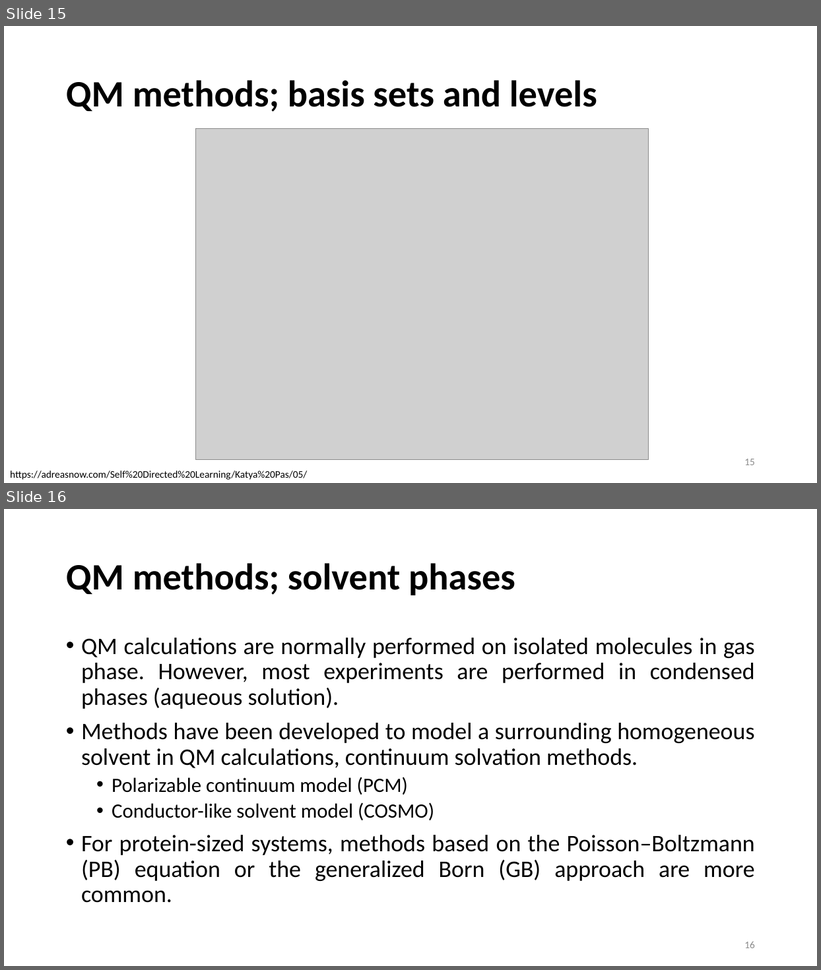
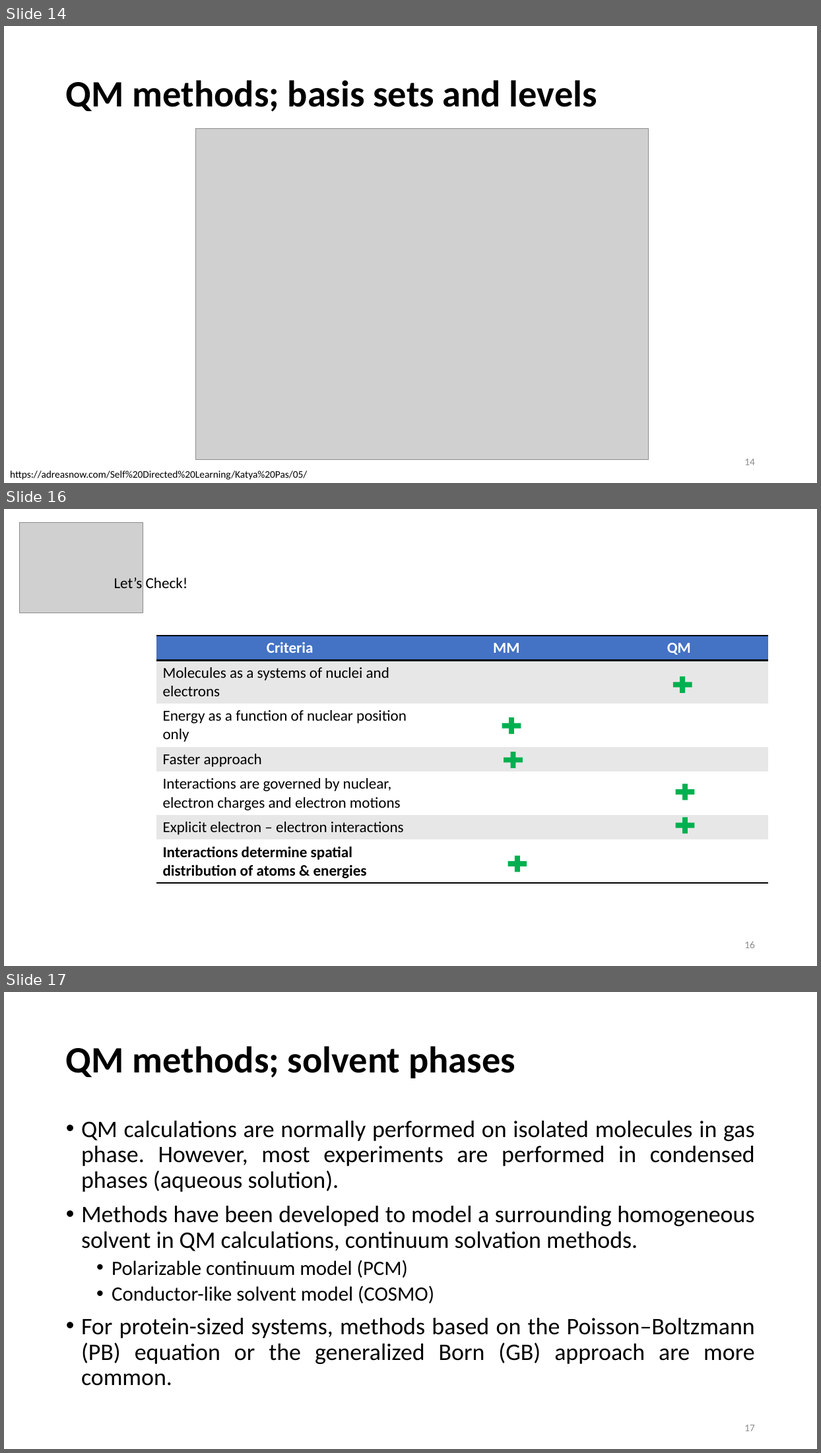
Before and after one commit to CCBatIIT/modelingworkshop, a slide deck: slides/3-2-qmmm.pptx. Shown one above the other, each under a label of ours: slides 15 and 16 before the commit, slides 14, 16 and 17 after it; the slides between them are not shown. The pictures are 821x970 and 821x1453 pixels, drawn with LibreOffice and Linux fonts; fonts in the diff are those of the drawing; grey boxes stand for pictures. Boxes give left, top, right and bottom in pixels: in the first picture for what was removed or moved away, otherwise in the second. Text is boxed around its words. In the diff, an @@ line names an element or a change of style, - is before the commit and + after.

```diff
--- a/slides/3-2-qmmm.pptx
+++ b/slides/3-2-qmmm.pptx
@@ slide 16 added at (x1=4, y1=509, x2=817, y2=966), background #FFFFFF @@
@@ picture added at (x1=19, y1=523, x2=143, y2=613) @@
@@ text added at (x1=114, y1=578, x2=188, y2=588), 18 pt, text #000000 @@
+Let’s Check!
@@ table added at (x1=156, y1=636, x2=768, y2=881), 7 rows, 3 columns @@
+Criteria | MM | QM
+Molecules as a systems of nuclei and electrons |  | 
+Energy as a function of nuclear position only |  | 
+Faster approach |  | 
+Interactions are governed by nuclear, electron charges and electron motions |  | 
+Explicit electron – electron interactions |  | 
+Interactions determine spatial distribution of atoms & energies |  | 
@@ plus sign added at (x1=670, y1=674, x2=696, y2=696), fill #00B050 @@
@@ plus sign added at (x1=499, y1=714, x2=524, y2=737), fill #00B050 @@
@@ plus sign added at (x1=500, y1=749, x2=526, y2=772), fill #00B050 @@
@@ plus sign added at (x1=673, y1=781, x2=698, y2=803), fill #00B050 @@
@@ plus sign added at (x1=673, y1=815, x2=698, y2=837), fill #00B050 @@
@@ plus sign added at (x1=505, y1=853, x2=531, y2=875), fill #00B050 @@
@@ page number added at (x1=745, y1=941, x2=755, y2=949), 12 pt, text #8C8C8C @@
+16
@@ what was slide 15 is now slide 14 @@
@@ page number at (x1=745, y1=459, x2=755, y2=466): text changed @@
-15
+14
@@ what was slide 16 is now slide 17 @@
@@ page number at (x1=745, y1=1425, x2=755, y2=1432): text changed @@
-16
+17
```
Also in this commit, not shown: 2 slides changed, 4 other files.
